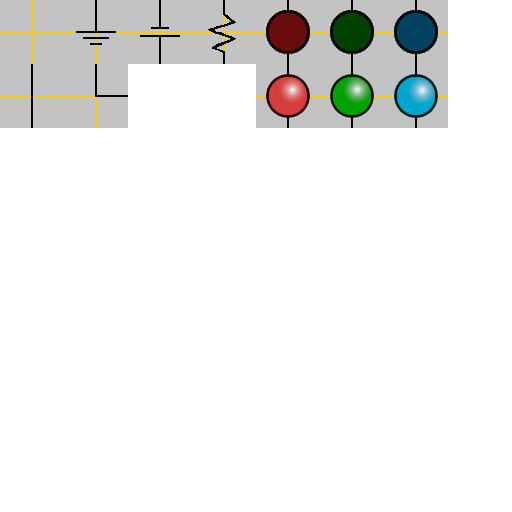
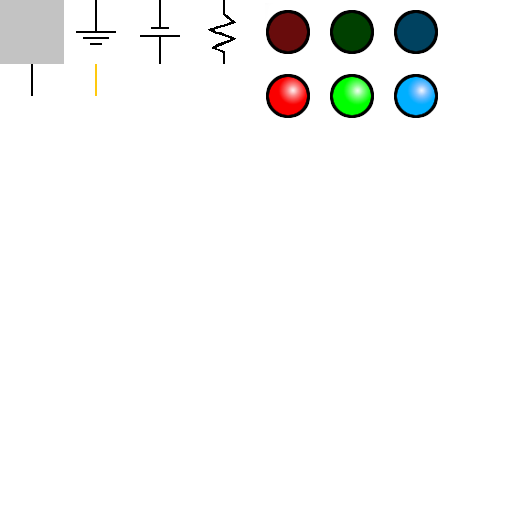
The second (512, 512) image is a revision of the first. Changes to its layers:
painted on "Ground" over (x1=64, y1=0, x2=128, y2=64)
painted on "Source" over (x1=128, y1=0, x2=192, y2=64)
painted on "Resistor" over (x1=192, y1=0, x2=256, y2=64)
removed layer "Led On" over (x1=256, y1=64, x2=448, y2=128)
removed layer "led off" over (x1=256, y1=0, x2=448, y2=64)
added layer "Led Rim" above "Led Blue Off #3" over (x1=265, y1=3, x2=438, y2=118)
added layer "Led Blue Off #3" above "Led Green Off #2" over (x1=395, y1=11, x2=437, y2=53)
added layer "Led Green Off #2" above "Led Blue On" over (x1=331, y1=11, x2=373, y2=53)
added layer "Led Blue On" above "Led Green On" over (x1=371, y1=76, x2=436, y2=116)
added layer "Led Green On" above "Led Red On" over (x1=332, y1=76, x2=372, y2=116)
added layer "Led Red On" above "Led Red Off #1" over (x1=267, y1=75, x2=309, y2=117)
added layer "Led Red Off #1" above "Wire Black" over (x1=267, y1=12, x2=309, y2=54)
renamed "Wire Straight" to "Wire Black", painted on it over (x1=0, y1=64, x2=64, y2=128)
renamed "Wire Corner" to "Wire Yellow", painted on it over (x1=64, y1=64, x2=128, y2=128)
painted on "Empty Tile" over (x1=0, y1=0, x2=64, y2=64)
